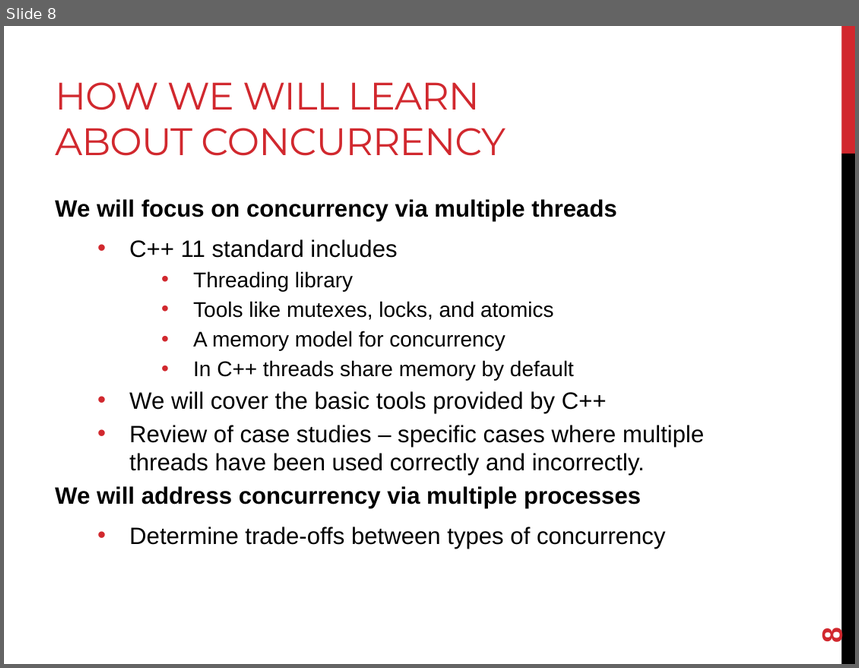
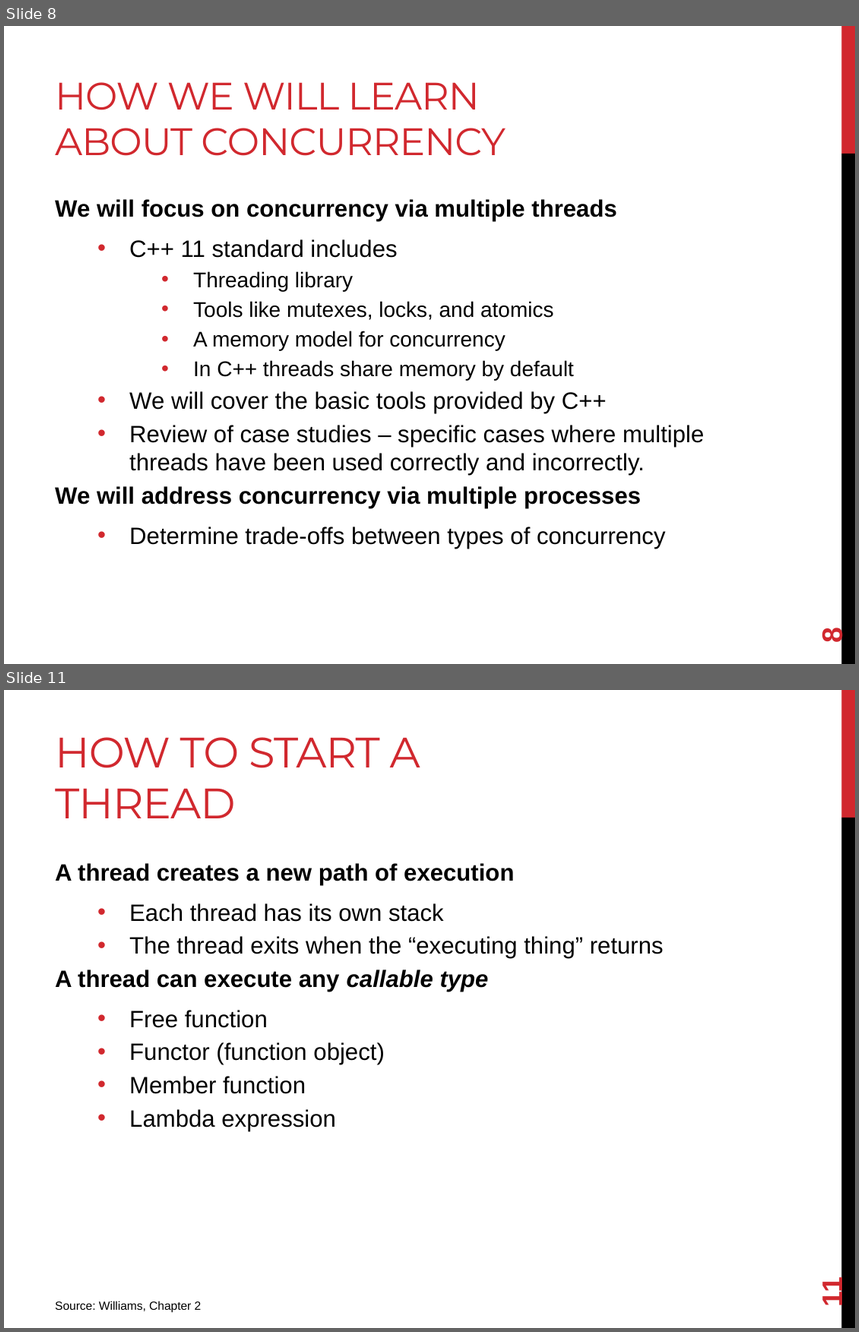
Before and after one commit to joshpeterson/DevelopingConcurrentSoftware, a slide deck: Lectures/Threads/Threads.pptx. Shown one above the other, each under a label of ours: slide 8 before the commit, slides 8 and 11 after it; the slides between them are not shown. The pictures are 859x668 and 859x1332 pixels, drawn with LibreOffice and Linux fonts; fonts in the diff are those of the drawing. Boxes give left, top, right and bottom in pixels: in the first picture for what was removed or moved away, otherwise in the second. Text is boxed around its words. In the diff, an @@ line names an element or a change of style, - is before the commit and + after.

Commit message:
Add more information about threads.

```diff
--- a/Lectures/Threads/Threads.pptx
+++ b/Lectures/Threads/Threads.pptx
@@ slide 11 added at <box>4,690,855,1328</box>, background #FFFFFF; not listed: 2 template elements that a slide beside it also shows @@
@@ title added at <box>55,737,420,818</box>, 36 pt, text #D1282E @@
+HOW TO START A THREAD
@@ text added at <box>55,863,664,1132</box>, 20 pt, text #000000 @@
+A thread creates a new path of execution
+  • Each thread has its own stack
+  • The thread exits when the “executing thing” returns
+A thread can execute any callable type
+  • Free function
+  • Functor (function object)
+  • Member function
+  • Lambda expression
@@ page number added at <box>816,1280,848,1306</box>, 24 pt, text #D1282E, bold @@
+11
@@ text added at <box>55,1301,202,1312</box>, 10 pt, text #000000 @@
+Source: Williams, Chapter 2
```
Also in this commit, not shown: 2 other slides added, 9 other files.
